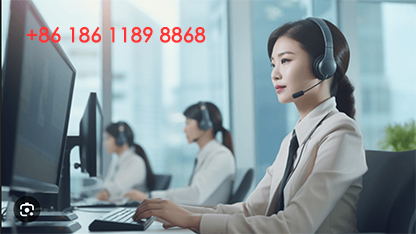
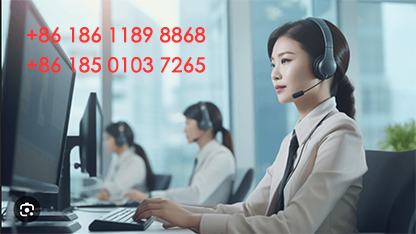
Layers edited between the first and the second (416, 234) image:
renamed "+86 186 1189 8868" to "+86 186 1189 8868 +86 185 0103 7265", painted on it over [26, 56, 205, 73]
